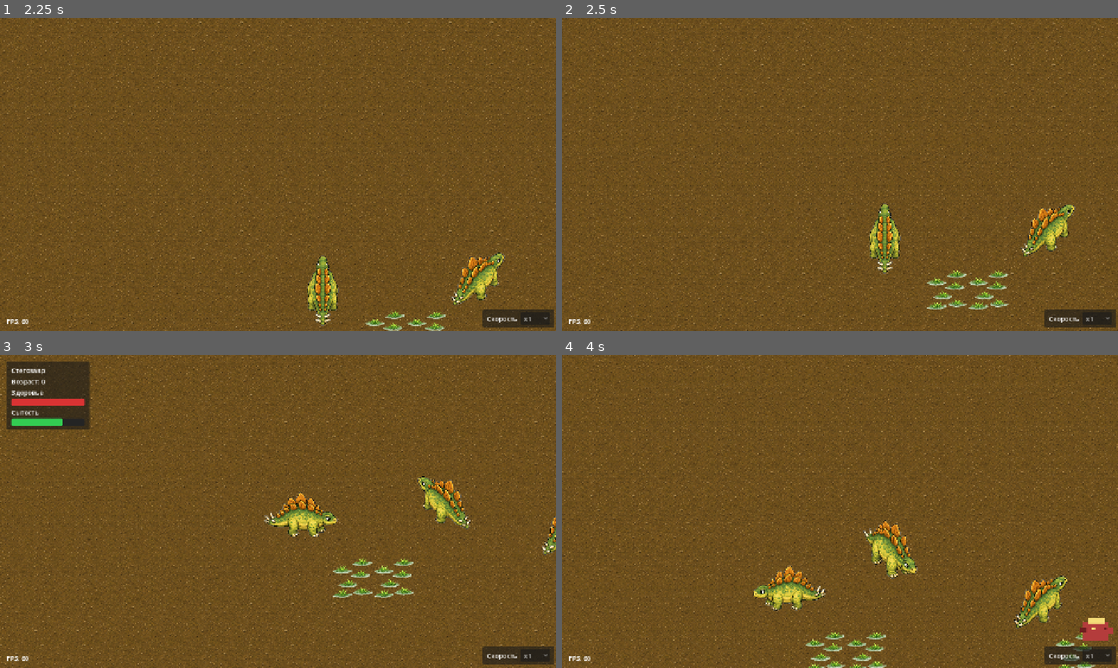
Above: before the commit, frames 1-4 (two rows, left to right).
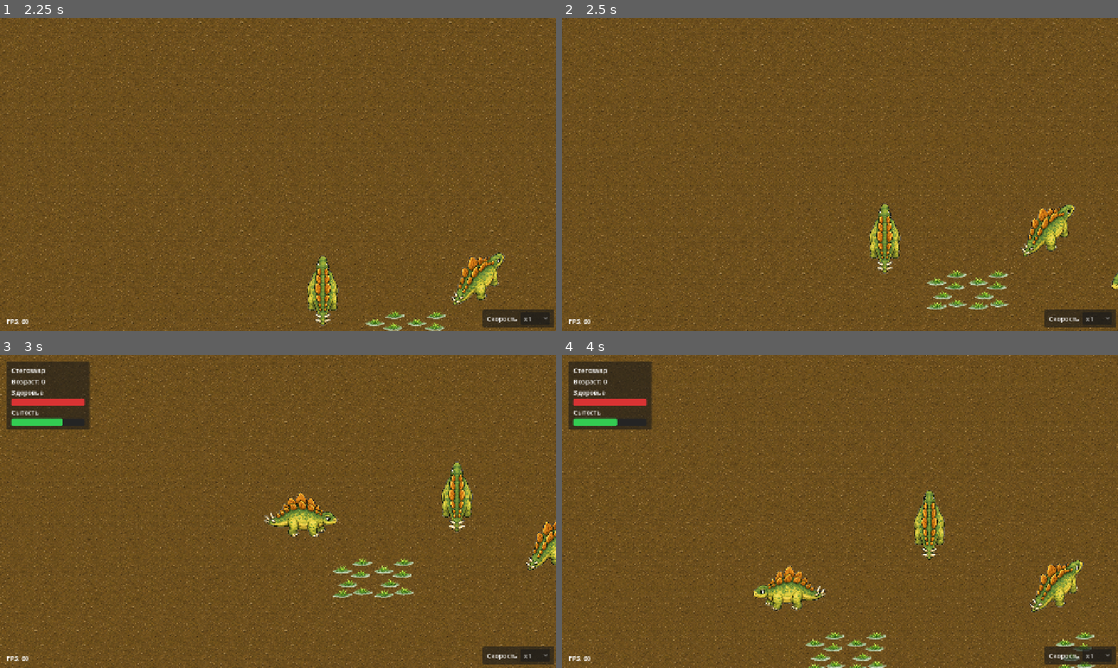
Above: after the commit, the same moments.

Repository: barldeko-lgtm/Dyna-Brazzers
Game: Godot game, scene res://scenes/main/main.tscn
The game is run twice, just before and just after one commit, with the same random seed, the same clock (stepped at 60 frames per second) and the same inputs.
Inputs (mouse positions are in pixels of both pictures, inside the frame that each line leads up to):
- Up to frame 1 (2.25 s): click "x1" at 0.5 s; move the mouse to (528, 302) at 1.27 s; hold D 1.28-2.03 s; click (528, 302) at 1.42 s; move the mouse to (166, 190) at 2.02 s; hold S from 2.03 s (still down)
- Up to frame 2 (2.5 s): keep holding S
- Up to frame 3 (3 s): move the mouse to (322, 524) at 2.77 s; release S at 2.78 s; hold D from 2.78 s (still down); click (322, 524) at 2.92 s
- Up to frame 4 (4 s): move the mouse to (1051, 527) at 3.52 s; release D at 3.53 s; hold W from 3.53 s (still down); click (1051, 527) at 3.67 s

Frame 1 is identical in both runs. In frame 2, less than 0.1% of the frame differs, in the area x 98-100%, y 81-87%; in frame 3, 1.7%; in frame 4, 6.5%, in the area x 1-100%, y 2-92%.

Commit message:
backup: before duel contact fix

Diff:
--- a/data/species/predator.tres
+++ b/data/species/predator.tres
@@ -33,8 +33,8 @@
 max_hunger = 100.0
 starting_hunger = 100.0
 hunger_decay_rate = 10.0
-hunger_search_threshold = 70.0
-hunger_restore_amount = 10.0
+hunger_search_threshold = 60.0
+hunger_restore_amount = 50.0
 eating_duration = 3.0
 egg_scene = ExtResource("7_egg_scene")
 egg_stage_1_texture = ExtResource("8_egg_stage_1")
--- a/scenes/world/world.tscn
+++ b/scenes/world/world.tscn
@@ -2,7 +2,6 @@
 
 [ext_resource type="PackedScene" uid="uid://e3j5do0l0f20" path="res://scenes/creatures/creature.tscn" id="1_dphjl"]
 [ext_resource type="Script" path="res://scripts/world/world_grid.gd" id="1_world_grid"]
-[ext_resource type="Resource" path="res://data/species/predator.tres" id="2_predator_species"]
 [ext_resource type="PackedScene" path="res://scenes/resources/grass.tscn" id="2_grass_scene"]
 [ext_resource type="Texture2D" uid="uid://b47yxxmaql4cc" path="res://assets/sprites/terrain/ground.png" id="2_sl2e5"]
 
@@ -32,10 +31,8 @@
 position = Vector2(768, 0)
 hunger = 100.0
 
-[node name="Predator" parent="Creatures" instance=ExtResource("1_dphjl")]
+[node name="PredatorSpawn" type="Marker2D" parent="Creatures"]
 position = Vector2(1152, 0)
-species_data = ExtResource("2_predator_species")
-hunger = 100.0
 
 [node name="Grasses" type="Node2D" parent="." unique_id=1551201401]
 
--- a/scripts/creatures/creature.gd
+++ b/scripts/creatures/creature.gd
@@ -340,6 +340,9 @@
 	if not is_predator or world_grid == null:
 		return
 
+	if hunger > hunger_search_threshold:
+		return
+
 	if state == State.DEAD or state == State.EATING or state == State.LAYING_EGG or state == State.COMBAT:
 		return
 
@@ -745,7 +748,7 @@
 	if candidate == null or candidate == self or not is_instance_valid(candidate):
 		return false
 
-	if not candidate.has_method("can_fight") or not candidate.can_fight():
+	if not candidate.has_method("can_be_hunted") or not candidate.can_be_hunted():
 		return false
 
 	return not bool(candidate.get("is_predator"))
@@ -949,6 +952,10 @@
 	return state != State.DEAD and current_duel == duel
 
 
+func can_be_hunted() -> bool:
+	return state != State.DEAD and current_duel == null
+
+
 func can_fight() -> bool:
 	return state == State.IDLE or state == State.WALK or state == State.SEEK_FOOD
 
@@ -989,7 +996,7 @@
 	if not can_fight():
 		return null
 
-	if not opponent.has_method("can_fight") or not opponent.can_fight():
+	if not opponent.has_method("can_be_hunted") or not opponent.can_be_hunted():
 		return null
 
 	var duel := Duel.new()
@@ -1002,6 +1009,8 @@
 		return null
 
 	duel_parent.add_child(duel)
+	if duel.duel_finished.is_connected(_on_duel_finished) == false:
+		duel.duel_finished.connect(_on_duel_finished)
 	duel.setup(self, opponent, self, 1.0)
 	return duel
 
@@ -1011,6 +1020,16 @@
 
 	if health <= 0.0:
 		enter_dead()
+
+
+func _on_duel_finished(duel: Duel, winner: Node, _loser: Node) -> void:
+	if duel != current_duel and current_duel != null:
+		return
+
+	if winner != self or not is_predator:
+		return
+
+	hunger = clamp(hunger + hunger_restore_amount, 0.0, max_hunger)
 
 
 func find_world_grid() -> Node:
--- a/scripts/world/world_grid.gd
+++ b/scripts/world/world_grid.gd
@@ -1,6 +1,10 @@
 extends Node2D
 
 # Grid authority for tiles, occupancy and grazing.
+const CREATURE_SCENE := preload("res://scenes/creatures/creature.tscn")
+const PREDATOR_SPECIES_DATA := preload("res://data/species/predator.tres")
+const PREDATOR_SPAWN_DELAY := 10.0
+
 var ground: TileMapLayer = null
 
 var tile_size := Vector2i(128, 128)
@@ -23,6 +27,7 @@
 var grass_render_offset := Vector2.ZERO
 
 var has_grass_render_offset := false
+var predator_spawn_done := false
 
 # 8-way movement.
 const DIRECTIONS_8 := [
@@ -41,6 +46,41 @@
 func _ready() -> void:
 	add_to_group("world_grid")
 	ensure_initialized()
+	call_deferred("schedule_predator_spawn")
+
+
+func schedule_predator_spawn() -> void:
+	if predator_spawn_done:
+		return
+
+	await get_tree().create_timer(PREDATOR_SPAWN_DELAY).timeout
+	spawn_predator_if_needed()
+
+
+func spawn_predator_if_needed() -> void:
+	if predator_spawn_done:
+		return
+
+	var creatures_root := get_node_or_null("Creatures")
+	var spawn_marker := creatures_root.get_node_or_null("PredatorSpawn") if creatures_root != null else null
+
+	if creatures_root == null or spawn_marker == null:
+		return
+
+	for creature in creature_anchors.keys():
+		if is_instance_valid(creature) and bool(creature.get("is_predator")):
+			predator_spawn_done = true
+			return
+
+	var predator: Node = CREATURE_SCENE.instantiate()
+	predator.species_data = PREDATOR_SPECIES_DATA
+	predator.health = -1.0
+	predator.hunger = -1.0
+	predator.global_position = spawn_marker.global_position
+	creatures_root.add_child(predator)
+	predator.health = float(predator.max_health)
+	predator.hunger = float(predator.max_hunger)
+	predator_spawn_done = true
 
 
 func ensure_initialized() -> void:
Binary file changed: assets/sprites/creatures/predator/predator_down.png
Binary file changed: assets/sprites/creatures/predator/predator_down_right.png
Binary file changed: assets/sprites/creatures/predator/predator_right.png
Binary file changed: assets/sprites/creatures/predator/predator_up.png
Binary file changed: assets/sprites/creatures/predator/predator_up_right.png
Not shown, changed: docs/current-state.md
Not shown, changed: docs/project-map.md
